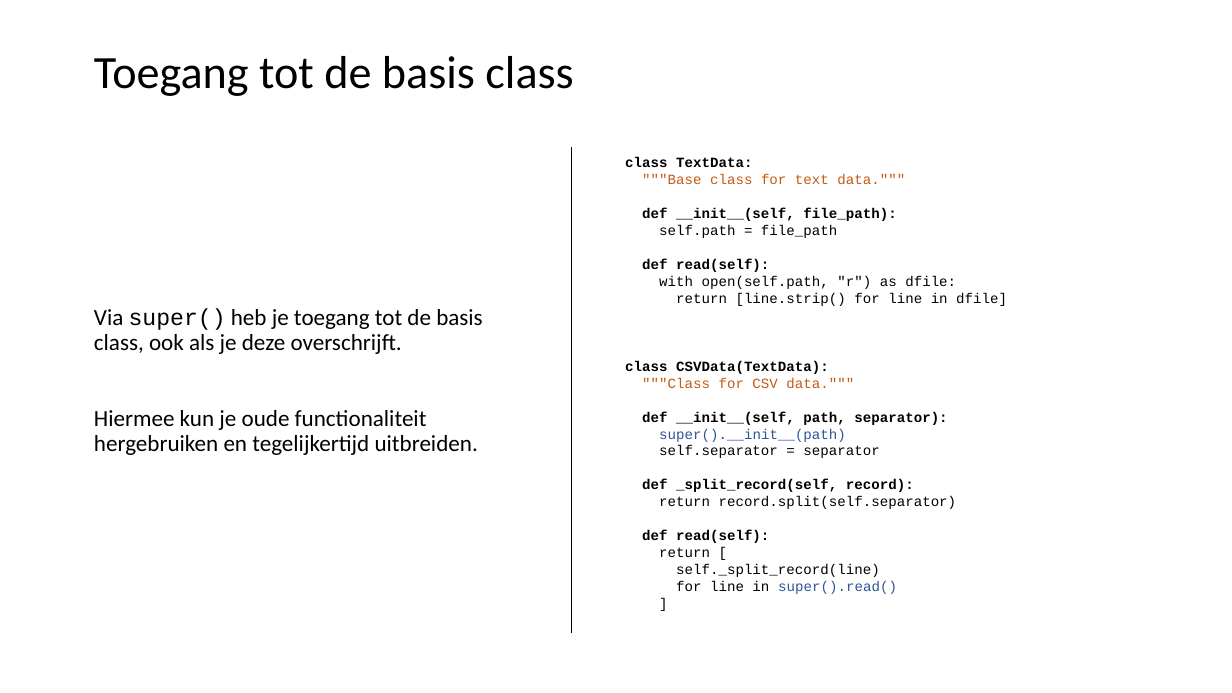
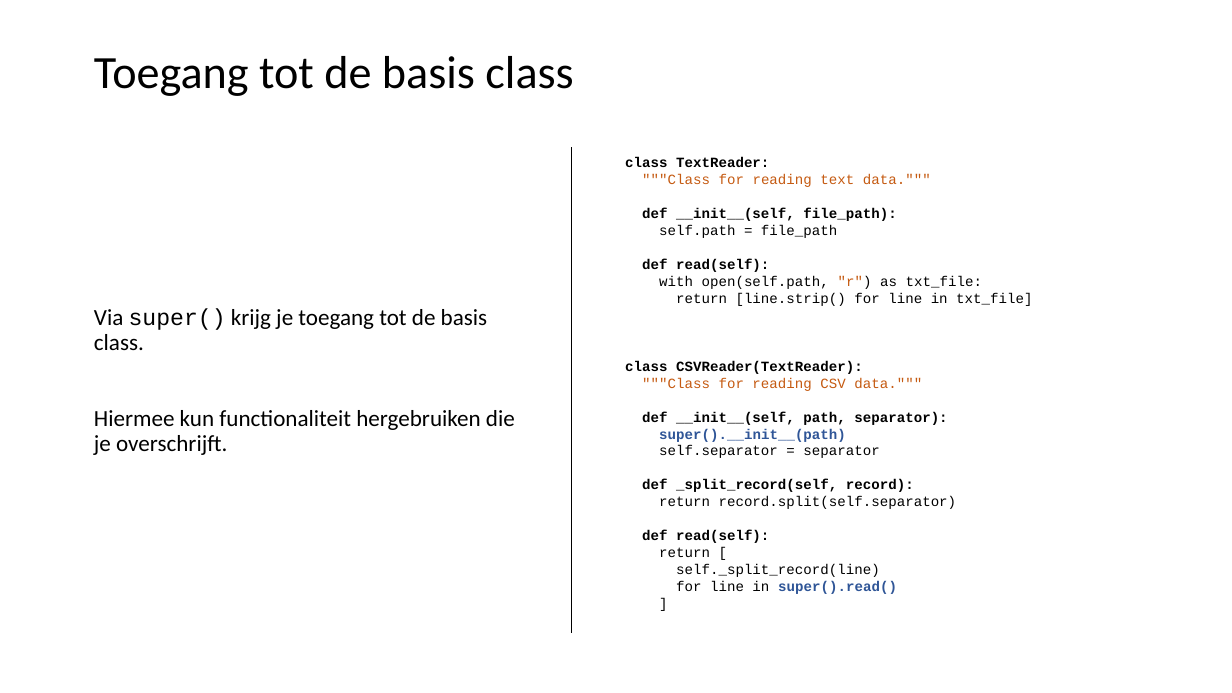
Before and after one commit to LFKoning/knowledge-sharing, a slide deck: slide 64 of python_course/1_basics_classes/python_cursus_1.pptx (slide 58 before the commit). Drawn at 1232x693 pixels with LibreOffice and Linux fonts; fonts in the diff are those of the drawing. Boxes give left, top, right and bottom in pixels: in the first picture for what was removed or moved away, otherwise in the second. Text is boxed around its words. In the diff, an @@ line names an element or a change of style, - is before the commit and + after.

```diff
--- a/python_course/1_basics_classes/python_cursus_1.pptx
+++ b/python_course/1_basics_classes/python_cursus_1.pptx
@@ text at (x1=625, y1=157, x2=931, y2=187): text changed @@
-class TextData:
-"""Base class for text data."""
+class TextReader:
+"""Class for reading text data."""
@@ text at (x1=625, y1=276, x2=1032, y2=391): text changed @@
-with open(self.path, "r") as dfile:
-return [line.strip() for line in dfile]
-class CSVData(TextData):
-"""Class for CSV data."""
+with open(self.path, "r") as txt_file:
+return [line.strip() for line in txt_file]
+class CSVReader(TextReader):
+"""Class for reading CSV data."""
@@ text at (x1=94, y1=308, x2=515, y2=455): text changed @@
-Via super() heb je toegang tot de basis class, ook als je deze overschrijft.
-Hiermee kun je oude functionaliteit hergebruiken en tegelijkertijd uitbreiden.
+Via super() krijg je toegang tot de basis class.
+Hiermee kun functionaliteit hergebruiken die je overschrijft.
@@ text at (x1=659, y1=428, x2=897, y2=594): bold on in "super().__init__(path)", "super().read()" @@
```
Also in this commit, not shown: 41 other slides changed, 6 slides added.
